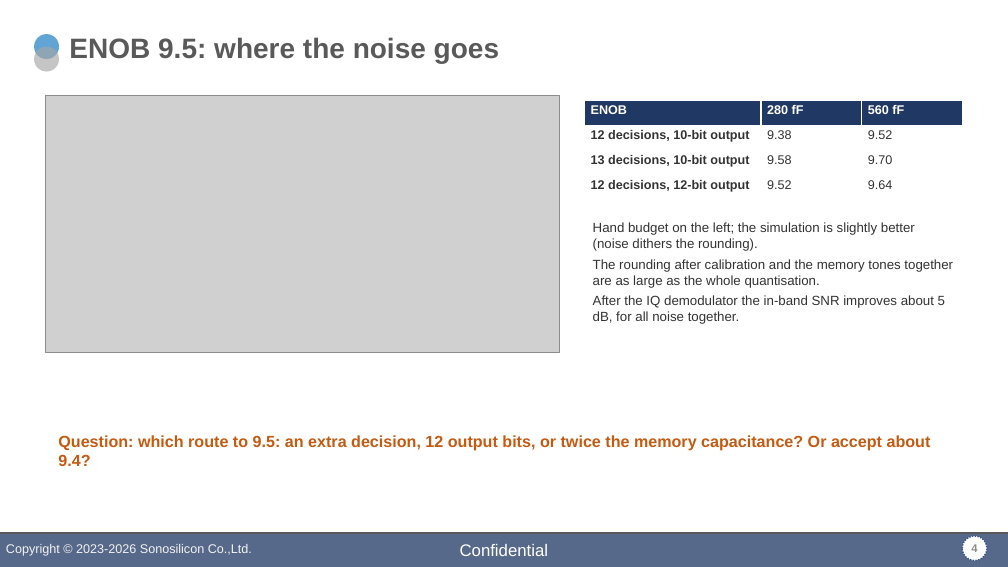
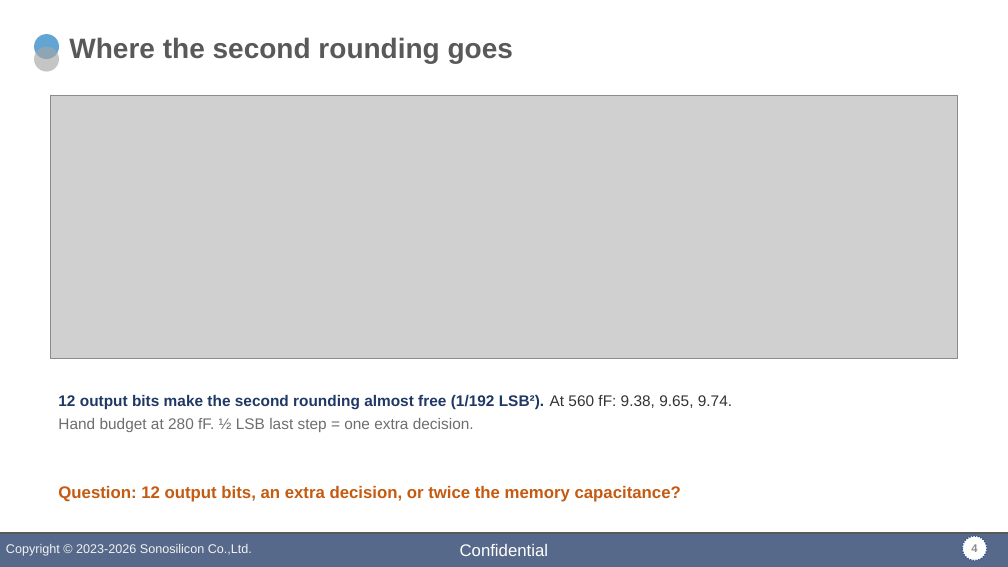
Before and after one commit to DirkJanKr/F280049C_MotorDrive, a slide deck: slide 4 of Zaan_MATLAB/slides/zaan_meeting_slides.pptx. Drawn at 1008x567 pixels with LibreOffice and Linux fonts; fonts in the diff are those of the drawing; grey boxes stand for pictures; background and template pictures are left out. Boxes give left, top, right and bottom in pixels: in the first picture for what was removed or moved away, otherwise in the second. Text is boxed around its words. In the diff, an @@ line names an element or a change of style, - is before the commit and + after.

```diff
--- a/Zaan_MATLAB/slides/zaan_meeting_slides.pptx
+++ b/Zaan_MATLAB/slides/zaan_meeting_slides.pptx
@@ title at (x1=69, y1=37, x2=513, y2=63): text changed @@
-ENOB 9.5: where the noise goes
+Where the second rounding goes
@@ picture resized from (x1=45, y1=96, x2=559, y2=353) to (x1=50, y1=96, x2=958, y2=359) @@
@@ table removed at (x1=585, y1=101, x2=963, y2=202), 4 rows, 3 columns @@
-ENOB | 280 fF | 560 fF
-12 decisions, 10-bit output | 9.38 | 9.52
-13 decisions, 10-bit output | 9.58 | 9.70
-12 decisions, 12-bit output | 9.52 | 9.64
@@ text removed at (x1=593, y1=222, x2=953, y2=324) @@
-Hand budget on the left; the simulation is slightly better (noise dithers the rounding).
-The rounding after calibration and the memory tones together are as large as the whole quantisation.
-After the IQ demodulator the in-band SNR improves about 5 dB, for all noise together.
@@ text added at (x1=58, y1=395, x2=732, y2=432), 11 pt, text #203864 @@
+12 output bits make the second rounding almost free (1/192 LSB²). At 560 fF: 9.38, 9.65, 9.74.
+Hand budget at 280 fF. ½ LSB last step = one extra decision.
@@ text at (x1=58, y1=486, x2=681, y2=502): text changed; size 11.5 to 12 pt @@
-Question: which route to 9.5: an extra decision, 12 output bits, or twice the memory capacitance? Or accept about 9.4?
+Question: 12 output bits, an extra decision, or twice the memory capacitance?
```
Also in this commit, not shown: 1 slide added.
